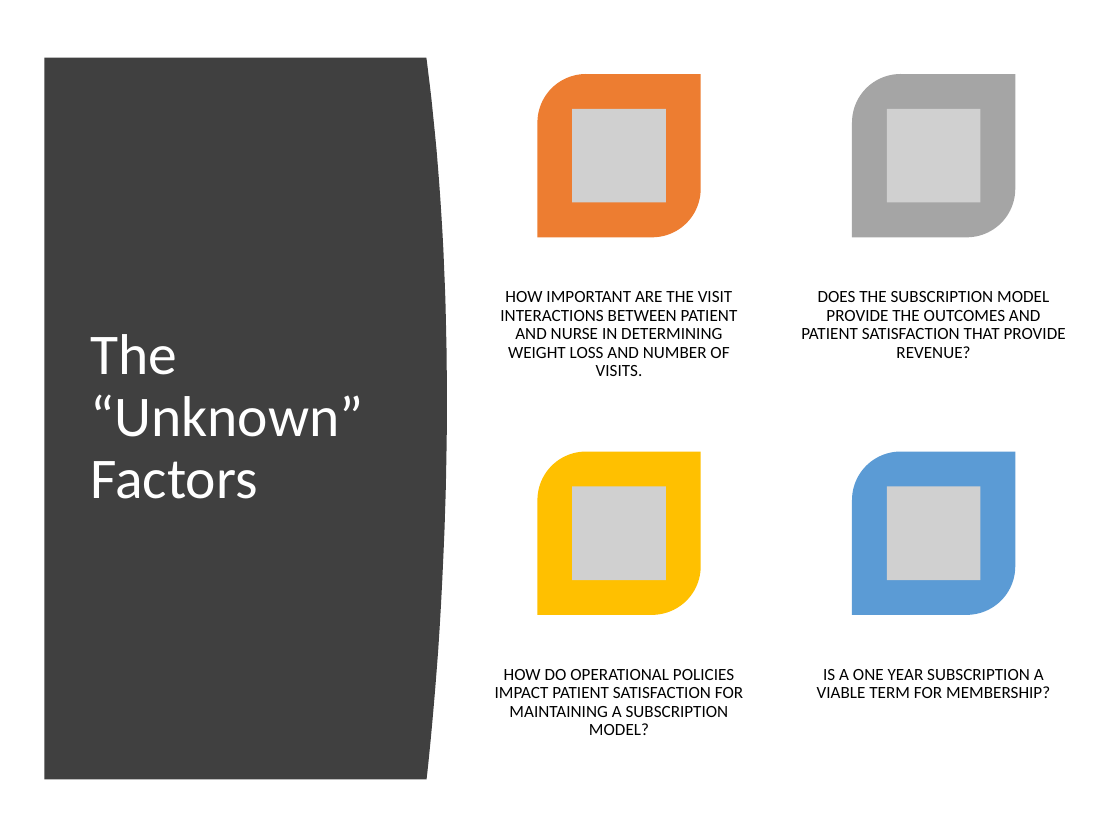
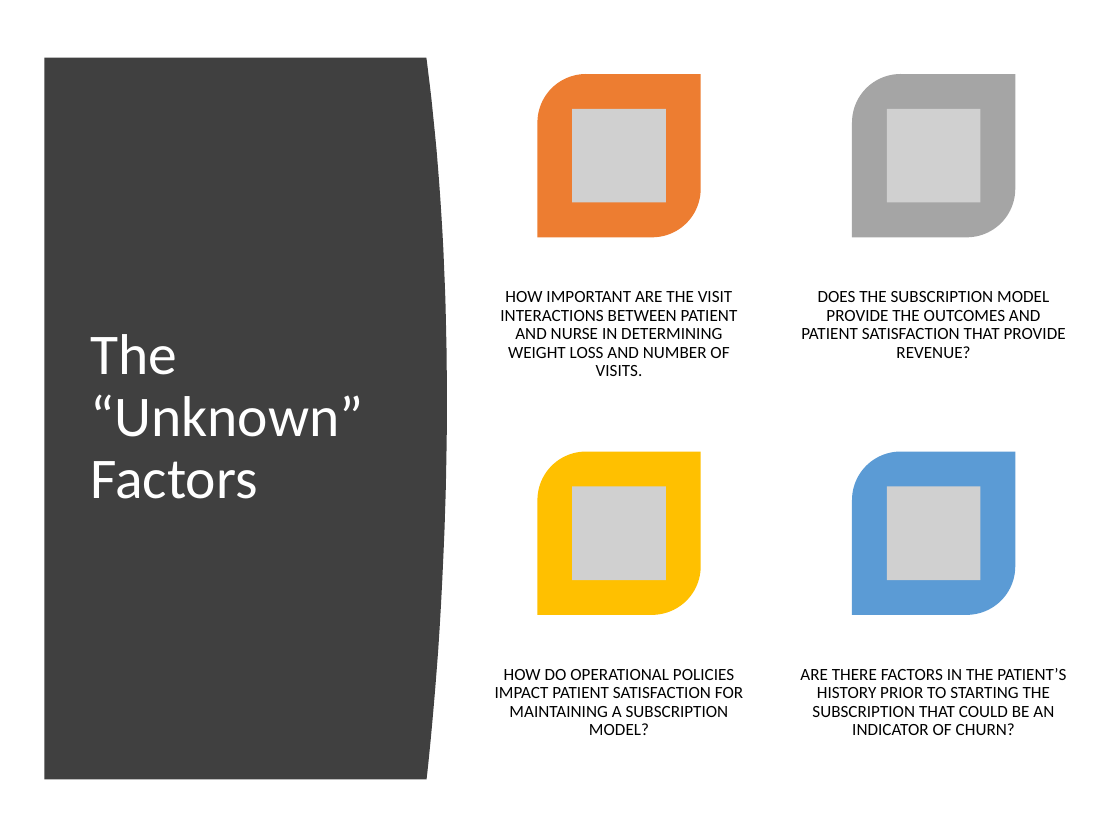
Before and after one commit to MarkovCredit/FinalPush_Churn, a slide deck: slide 22 of project outline.pptx (slide 19 before the commit). Drawn at 1120x840 pixels with LibreOffice and Linux fonts; fonts in the diff are those of the drawing; grey boxes stand for pictures. Boxes give left, top, right and bottom in pixels: in the first picture for what was removed or moved away, otherwise in the second. Text is boxed around its words. In the diff, an @@ line names an element or a change of style, - is before the commit and + after.

```diff
--- a/project outline.pptx
+++ b/project outline.pptx
@@ text at [800, 668, 1066, 735]: text changed @@
-IS A ONE YEAR SUBSCRIPTION A VIABLE TERM FOR MEMBERSHIP?
+ARE THERE FACTORS IN THE PATIENT’S HISTORY PRIOR TO STARTING THE SUBSCRIPTION THAT COULD BE AN INDICATOR OF CHURN?
```
Also in this commit, not shown: 4 other slides changed, 4 slides added, 1 slide removed.
